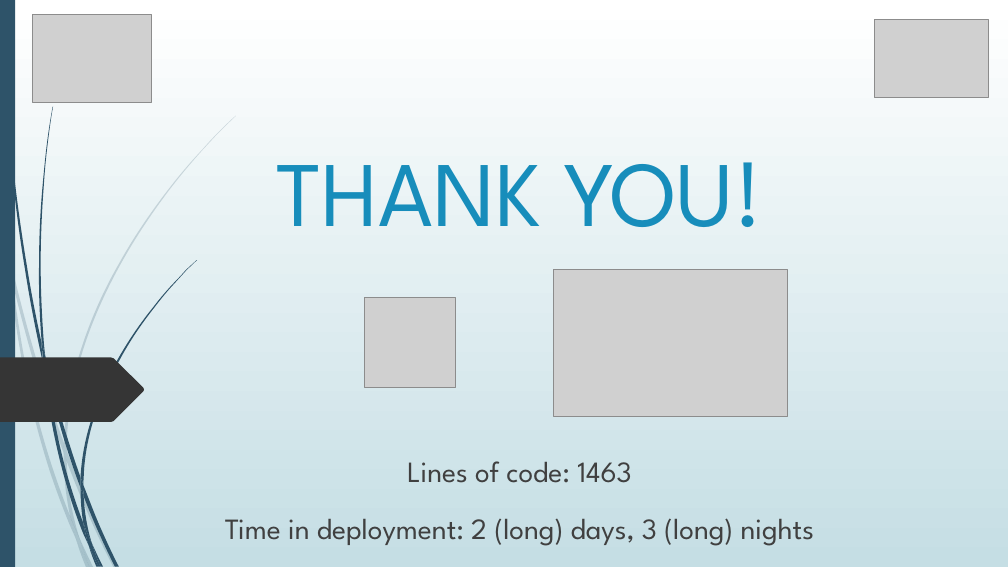
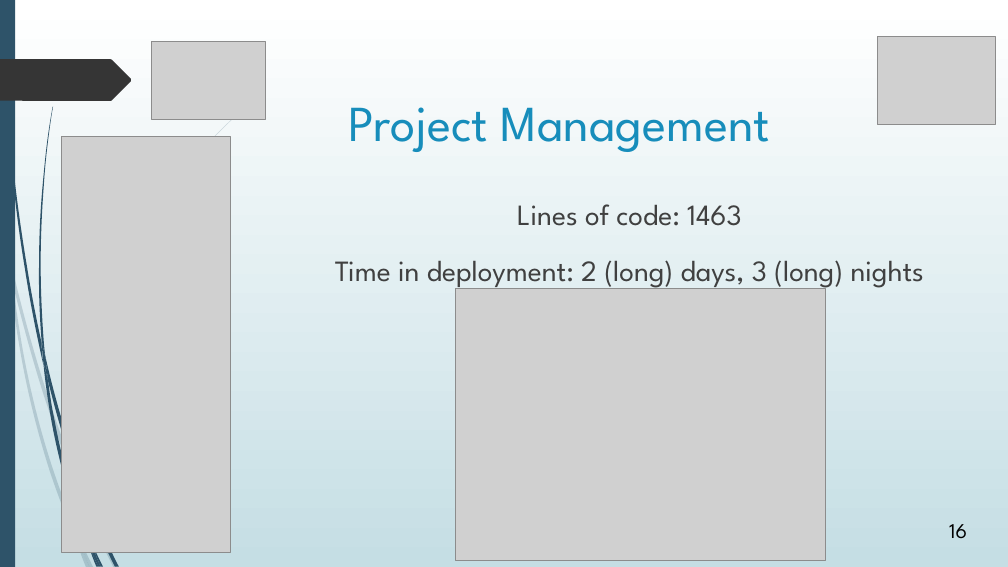
Before and after one commit to avasile96/CAD, a slide deck: slide 16 of Presentation_updated.pptx. Drawn at 1008x567 pixels with LibreOffice and Linux fonts; fonts in the diff are those of the drawing; grey boxes stand for pictures. Boxes give left, top, right and bottom in pixels: in the first picture for what was removed or moved away, otherwise in the second. Text is boxed around its words. In the diff, an @@ line names an element or a change of style, - is before the commit and + after.

```diff
--- a/Presentation_updated.pptx
+++ b/Presentation_updated.pptx
@@ freeform shape: place and size @@
-freeform shape at <box>0,358,144,422</box>
+freeform shape at <box>0,59,132,101</box>
@@ picture: place and size @@
-picture at <box>874,20,988,98</box>
+picture at <box>151,42,265,119</box>
@@ picture: place and size @@
-picture at <box>33,14,151,103</box>
+picture at <box>877,36,995,125</box>
@@ title added at <box>348,107,771,152</box>, 48 pt, text #178DBB @@
+Project Management
@@ picture added at <box>62,136,231,552</box> @@
@@ title removed at <box>276,162,763,227</box> @@
-THANK YOU!
@@ text "Lines of code: 1463": place and size @@
-text "Lines of code: 1463" at <box>225,461,814,546</box>
+text "Lines of code: 1463" at <box>335,204,924,291</box>
@@ freeform shape removed at <box>80,260,197,485</box> @@
@@ picture removed at <box>554,269,788,416</box> @@
@@ picture removed at <box>365,297,455,387</box> @@
@@ picture added at <box>455,289,826,560</box> @@
@@ freeform shape removed at <box>64,443,67,461</box> @@
@@ freeform shape removed at <box>64,453,79,538</box> @@
@@ freeform shape removed at <box>80,477,83,496</box> @@
@@ freeform shape removed at <box>80,488,91,544</box> @@
@@ page number added at <box>949,524,967,538</box>, 20 pt, text #000000 @@
+16
```
Also in this commit, not shown: 1 slide added.
